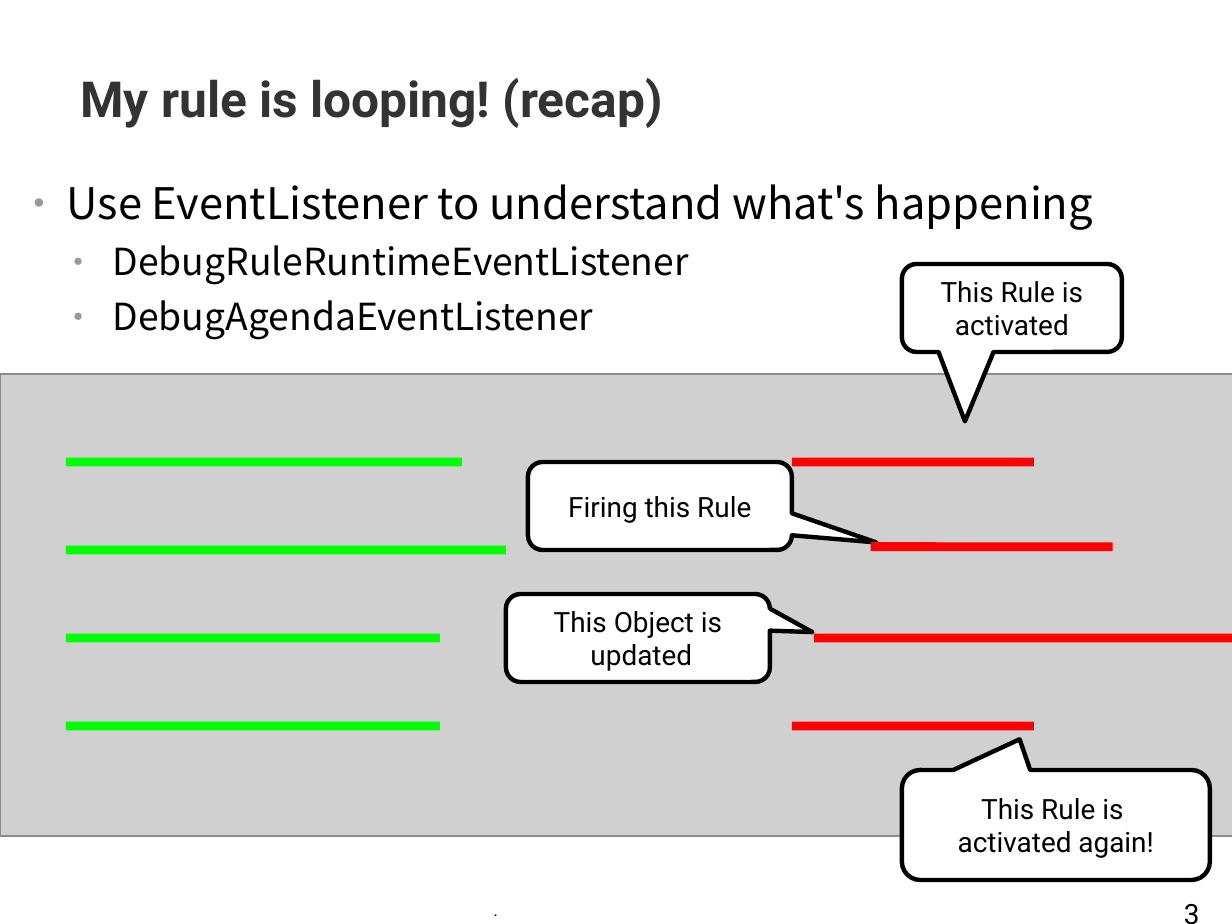
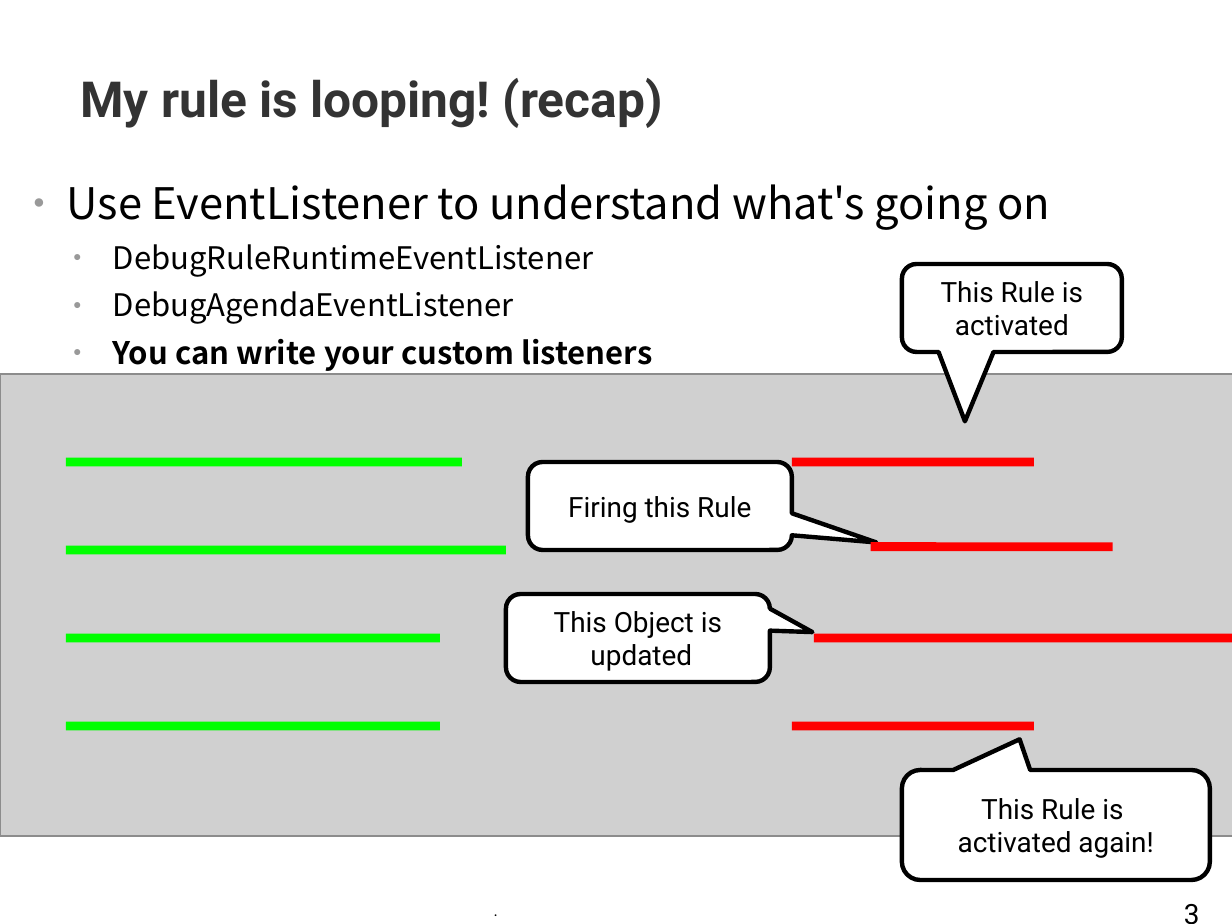
Before and after one commit to tkobayas/kie-live, a slide deck: slide 3 of 2021_Drools_trouble_shooting.odp. Drawn at 1232x924 pixels with LibreOffice and Linux fonts; fonts in the diff are those of the drawing; grey boxes stand for pictures; background and template pictures are left out. Boxes give left, top, right and bottom in pixels: in the first picture for what was removed or moved away, otherwise in the second. Text is boxed around its words. In the diff, an @@ line names an element or a change of style, - is before the commit and + after.

```diff
--- a/2021_Drools_trouble_shooting.odp
+++ b/2021_Drools_trouble_shooting.odp
@@ text at bbox=[67, 184, 1051, 230]: text changed @@
-● Use EventListener to understand what's happening
+● Use EventListener to understand what's going on
@@ text at bbox=[113, 244, 594, 324]: size 24 to 20 pt in "DebugRuleRuntimeEventListener", "DebugAgendaEventListener" @@
@@ text at bbox=[113, 339, 652, 371]: paragraph added @@
+  ● You can write your custom listeners
```
Also in this commit, not shown: 1 other slide changed, 1 slide added.
